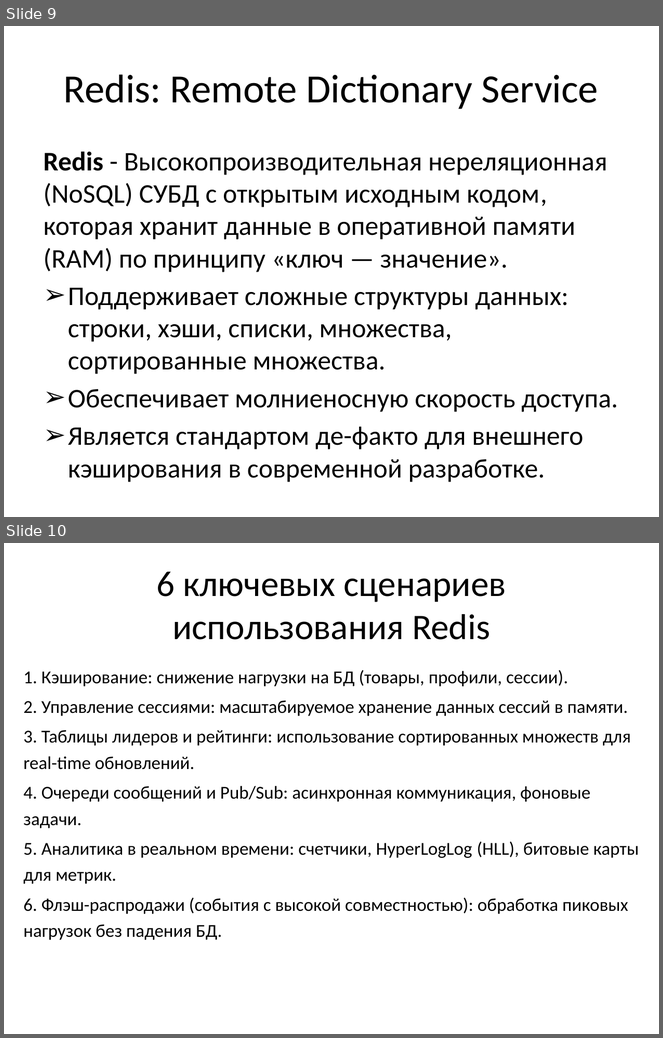
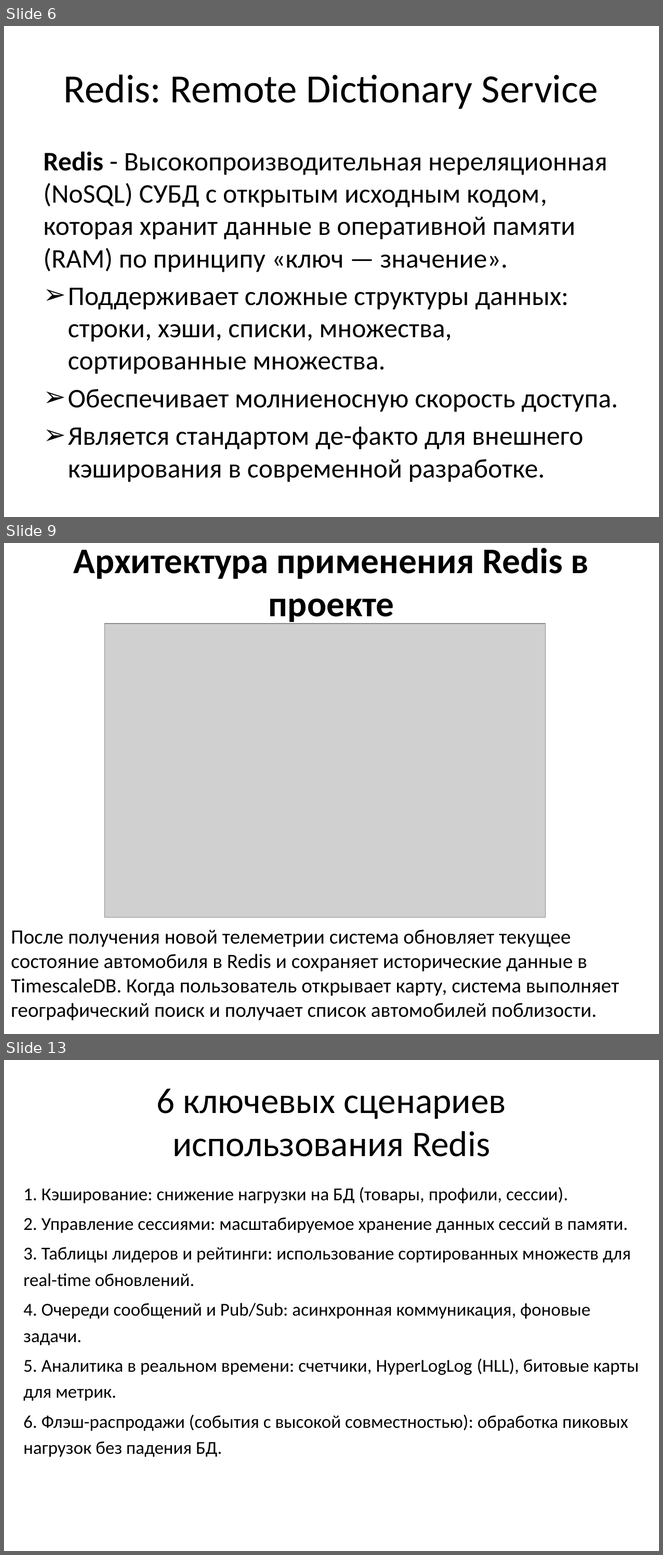
Before and after one commit to Antipindima1/Doklad-Redis, a slide deck: Презентация кэширования.pptx. Shown one above the other, each under a label of ours: slides 9 and 10 before the commit, slides 6, 9 and 13 after it; the slides between them are not shown. The pictures are 663x1038 and 663x1555 pixels, drawn with LibreOffice and Linux fonts; fonts in the diff are those of the drawing; grey boxes stand for pictures; background and template pictures are left out. Boxes give left, top, right and bottom in pixels: in the first picture for what was removed or moved away, otherwise in the second. Text is boxed around its words. In the diff, an @@ line names an element or a change of style, - is before the commit and + after.

```diff
--- a/Презентация кэширования.pptx
+++ b/Презентация кэширования.pptx
@@ slide 9 added at <box>4,543,659,1034</box>, background picture (left out) @@
@@ title added at <box>74,548,589,626</box>, 39.6 pt, text #000000, bold @@
+Архитектура применения Redis в проекте
@@ picture added at <box>105,624,546,918</box> @@
@@ text added at <box>11,930,619,1021</box>, 22.4 pt, text #000000 @@
+После получения новой телеметрии система обновляет текущее состояние автомобиля в Redis и сохраняет исторические данные в TimescaleDB. Когда пользователь открывает карту, система выполняет географический поиск и получает список автомобилей поблизости.
@@ what was slide 9 is now slide 6 @@
@@ what was slide 10 is now slide 13 @@
```
Also in this commit, not shown: 5 other slides added, 3 slides removed, 3 other files.
